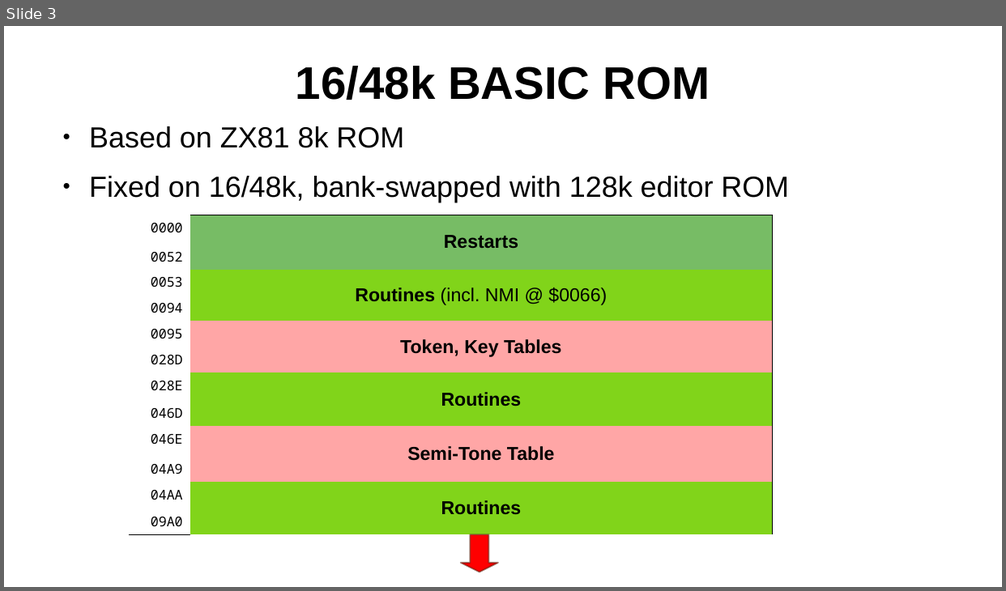
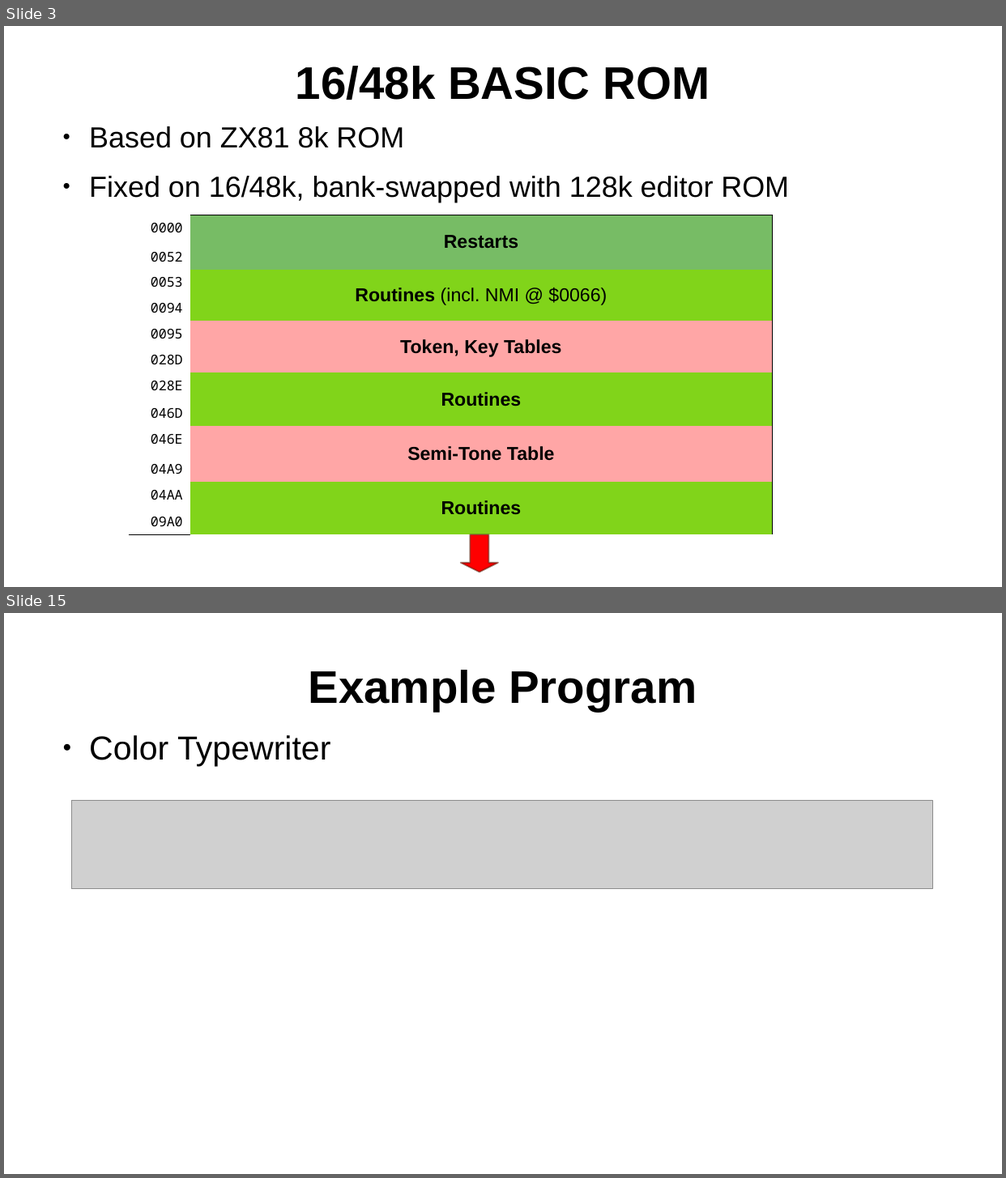
Before and after one commit to SlithyMatt/zxs-assembly-tutorial, a slide deck: Lesson10/Lesson10.odp. Shown one above the other, each under a label of ours: slide 3 before the commit, slides 3 and 15 after it; the slides between them are not shown. The pictures are 1006x591 and 1006x1178 pixels, drawn with LibreOffice and Linux fonts; fonts in the diff are those of the drawing; grey boxes stand for pictures. Boxes give left, top, right and bottom in pixels: in the first picture for what was removed or moved away, otherwise in the second. Text is boxed around its words. In the diff, an @@ line names an element or a change of style, - is before the commit and + after.

```diff
--- a/Lesson10/Lesson10.odp
+++ b/Lesson10/Lesson10.odp
@@ slide 15 added at (x1=4, y1=613, x2=1002, y2=1174), background #FFFFFF @@
@@ title added at (x1=309, y1=670, x2=697, y2=712), 44 pt, text #000000, bold @@
+Example Program
@@ text added at (x1=89, y1=735, x2=330, y2=766), 32 pt, text #000000 @@
+● Color Typewriter
@@ picture added at (x1=71, y1=800, x2=932, y2=889) @@
```
Also in this commit, not shown: 1 other slide changed, 11 other slides added, 2 slides removed.
